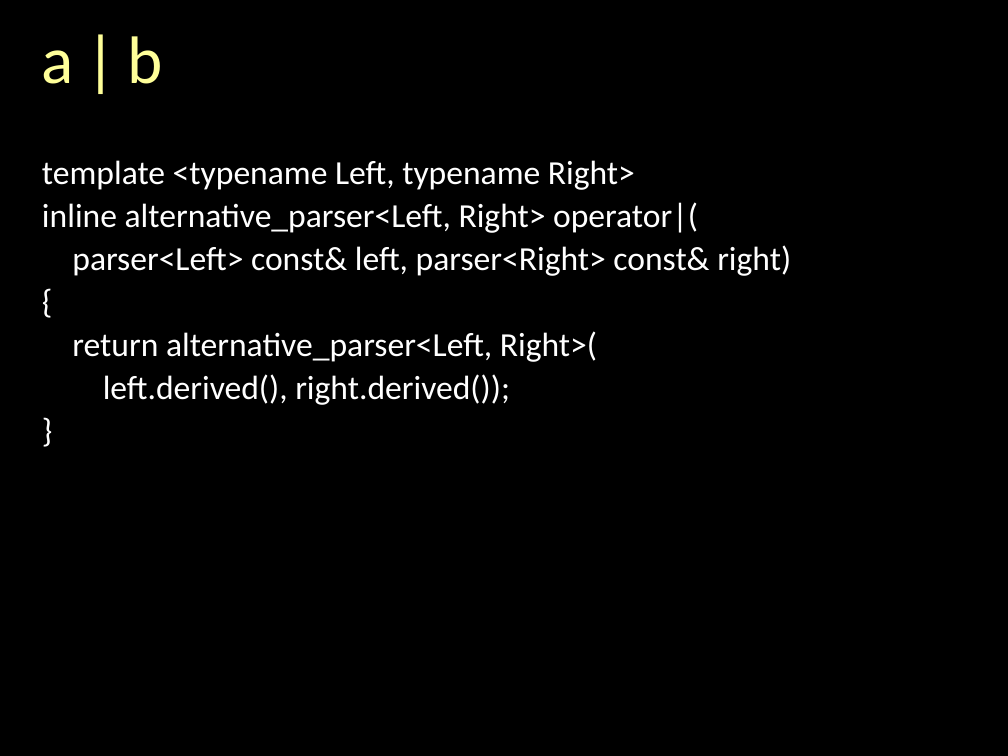
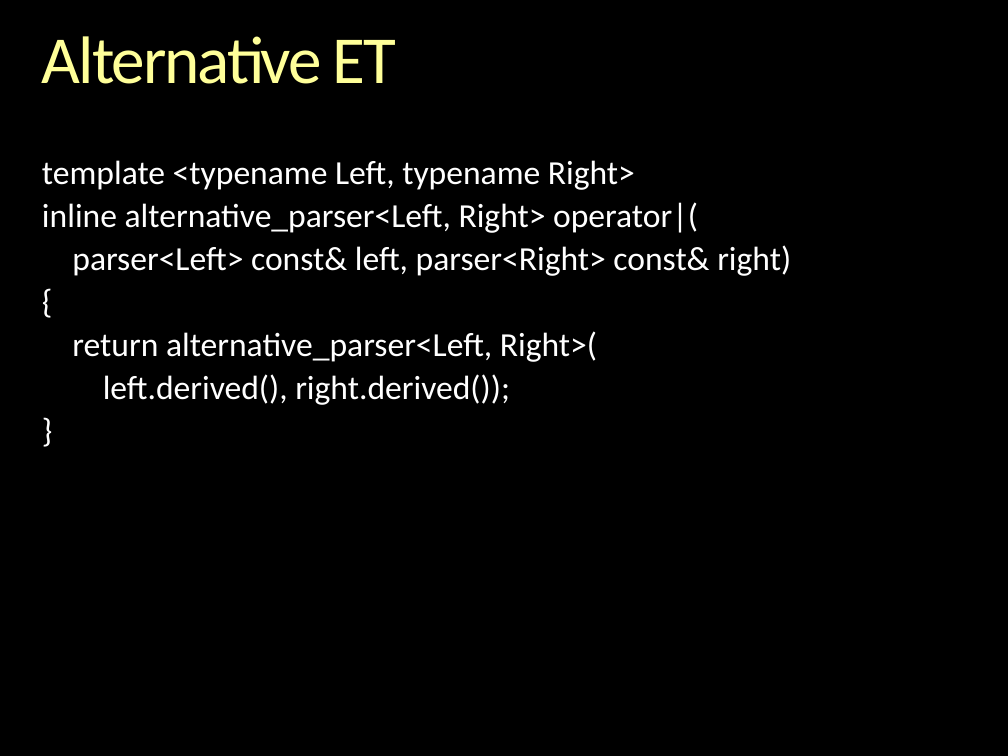
Before and after one commit to boostorg/spirit, a slide deck: slide 23 of libs/spirit/doc/cppnow_2013/Inside Spirit X3.pptx. Drawn at 1008x756 pixels with LibreOffice and Linux fonts; fonts in the diff are those of the drawing; background and template pictures are left out. Boxes give left, top, right and bottom in pixels: in the first picture for what was removed or moved away, otherwise in the second. Text is boxed around its words. In the diff, an @@ line names an element or a change of style, - is before the commit and + after.

```diff
--- a/libs/spirit/doc/cppnow_2013/Inside Spirit X3.pptx
+++ b/libs/spirit/doc/cppnow_2013/Inside Spirit X3.pptx
@@ title at box(42, 36, 396, 84): text changed @@
-a | b
+Alternative ET
```
Also in this commit, not shown: 6 other slides changed, 24 slides added, 1 other file.
